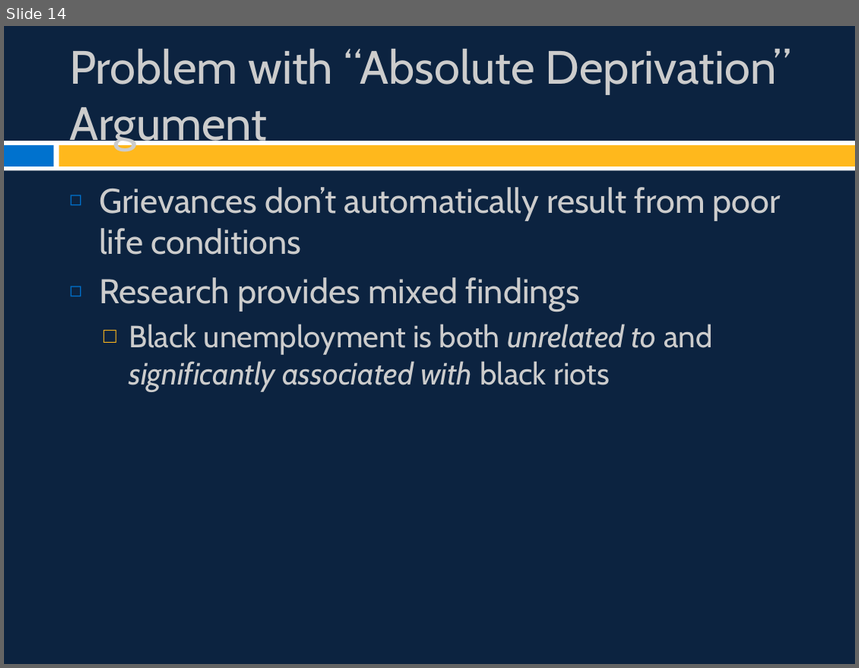
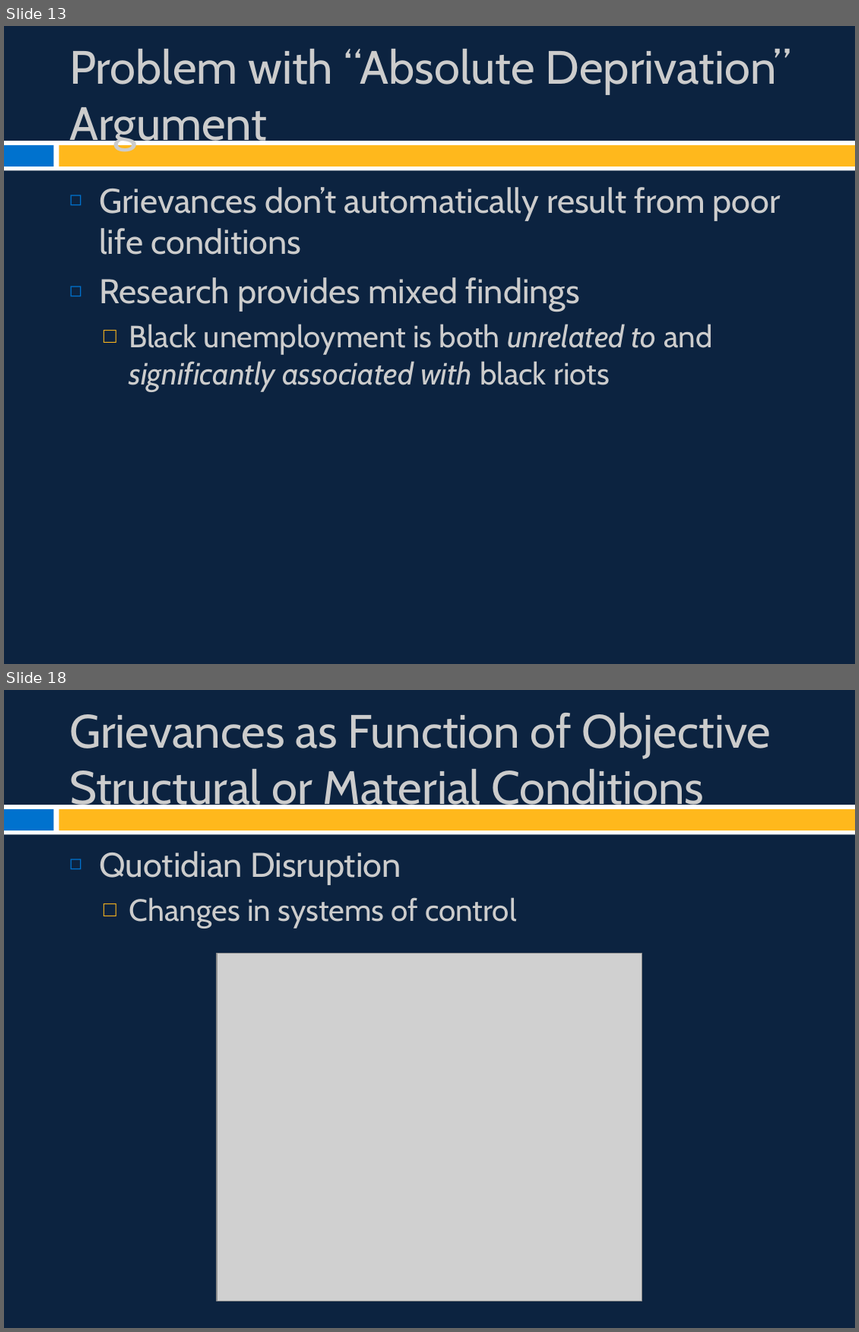
Before and after one commit to burrelvannjr/movements_csuf, a slide deck: ppts/Chapter 2 Slides.pptx. Shown one above the other, each under a label of ours: slide 14 before the commit, slides 13 and 18 after it; the slides between them are not shown. The pictures are 859x668 and 859x1332 pixels, drawn with LibreOffice and Linux fonts; fonts in the diff are those of the drawing; grey boxes stand for pictures. Boxes give left, top, right and bottom in pixels: in the first picture for what was removed or moved away, otherwise in the second. Text is boxed around its words. In the diff, an @@ line names an element or a change of style, - is before the commit and + after.

```diff
--- a/ppts/Chapter 2 Slides.pptx
+++ b/ppts/Chapter 2 Slides.pptx
@@ slide 18 added at (x1=4, y1=690, x2=855, y2=1328), background #0C2340; not listed: 3 template elements that a slide beside it also shows @@
@@ title added at (x1=69, y1=713, x2=772, y2=815), 39.6 pt, text #CCCCCC @@
+Grievances as Function of Objective Structural or Material Conditions
@@ text added at (x1=99, y1=851, x2=517, y2=929), 26 pt, text #CCCCCC @@
+◻ Quotidian Disruption
+  □ Changes in systems of control
@@ picture added at (x1=217, y1=954, x2=642, y2=1301) @@
@@ what was slide 14 is now slide 13 @@
```
Also in this commit, not shown: 6 slides changed, 12 other slides added, 1 slide removed, 42 other files.
